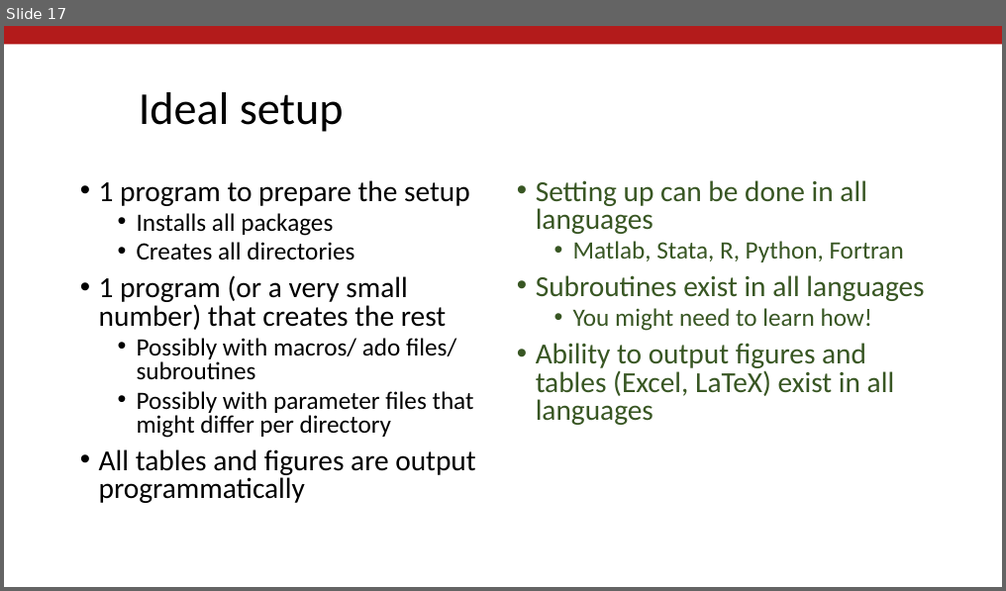
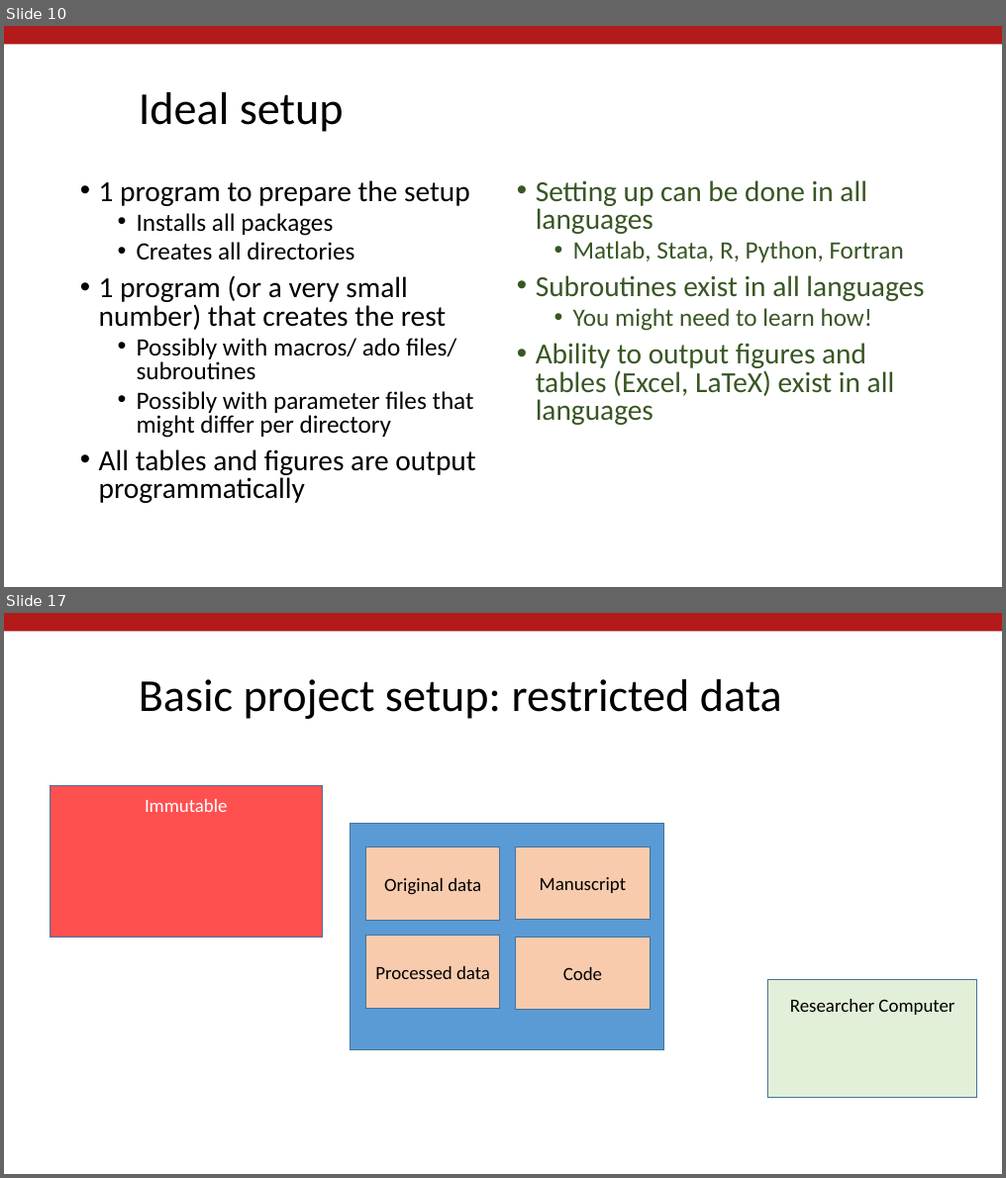
Before and after one commit to labordynamicsinstitute/day-of-data-2021, a slide deck: Vilhuber-Wasser-Day-of-Data-2021.pptx. Shown one above the other, each under a label of ours: slide 17 before the commit, slides 10 and 17 after it; the slides between them are not shown. The pictures are 1006x591 and 1006x1178 pixels, drawn with LibreOffice and Linux fonts; fonts in the diff are those of the drawing; background and template pictures are left out. Boxes give left, top, right and bottom in pixels: in the first picture for what was removed or moved away, otherwise in the second. Text is boxed around its words. In the diff, an @@ line names an element or a change of style, - is before the commit and + after.

```diff
--- a/Vilhuber-Wasser-Day-of-Data-2021.pptx
+++ b/Vilhuber-Wasser-Day-of-Data-2021.pptx
@@ slide 17 added at (x1=4, y1=613, x2=1002, y2=1174), background #FFFFFF; not listed: 1 template element that a slide beside it also shows @@
@@ title added at (x1=139, y1=679, x2=782, y2=719), 44 pt, text #000000 @@
+Basic project setup: restricted data
@@ rectangle added at (x1=50, y1=786, x2=322, y2=937), fill #FF5050, outline #43739E 1 pt, 18 pt, text #FFFFFF @@
+Immutable
@@ rectangle added at (x1=350, y1=824, x2=664, y2=1051), fill #5B9BD5, outline #43739E 1 pt @@
@@ rectangle added at (x1=365, y1=848, x2=500, y2=920), fill #F8CBAD, outline #43739E 1 pt, 18 pt, text #000000 @@
+Original data
@@ rectangle added at (x1=515, y1=848, x2=649, y2=920), fill #F8CBAD, outline #43739E 1 pt, 18 pt, text #000000 @@
+Manuscript
@@ rectangle added at (x1=365, y1=936, x2=500, y2=1008), fill #F8CBAD, outline #43739E 1 pt, 18 pt, text #000000 @@
+Processed data
@@ rectangle added at (x1=515, y1=937, x2=649, y2=1010), fill #F8CBAD, outline #43739E 1 pt, 18 pt, text #000000 @@
+Code
@@ rectangle added at (x1=768, y1=980, x2=977, y2=1098), fill #E2F0D9, outline #43739E 1 pt, 18 pt, text #000000 @@
+Researcher Computer
@@ what was slide 17 is now slide 10 @@
```
Also in this commit, not shown: 3 slides changed, 27 other slides added, 2 other files.
